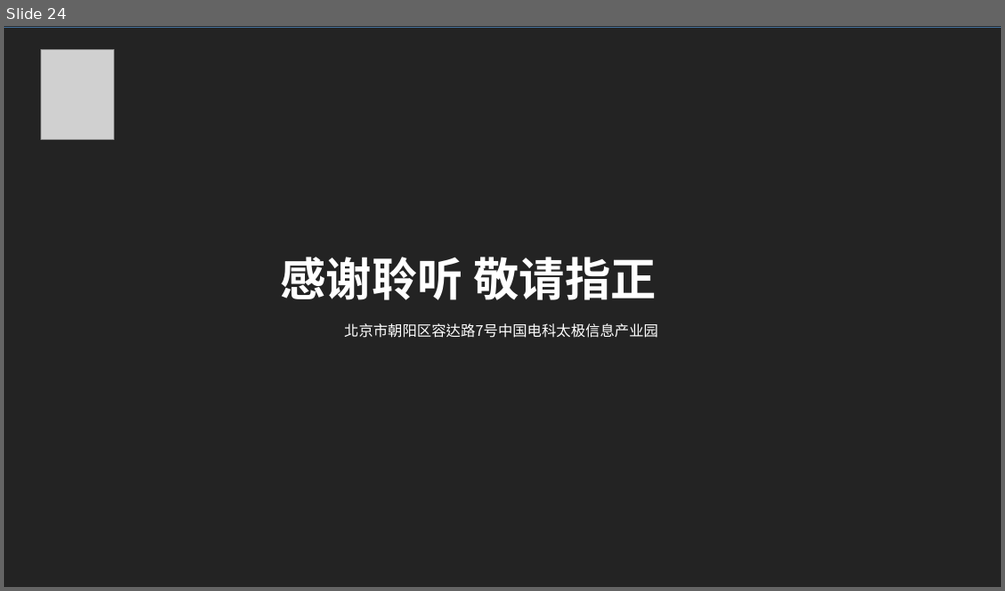
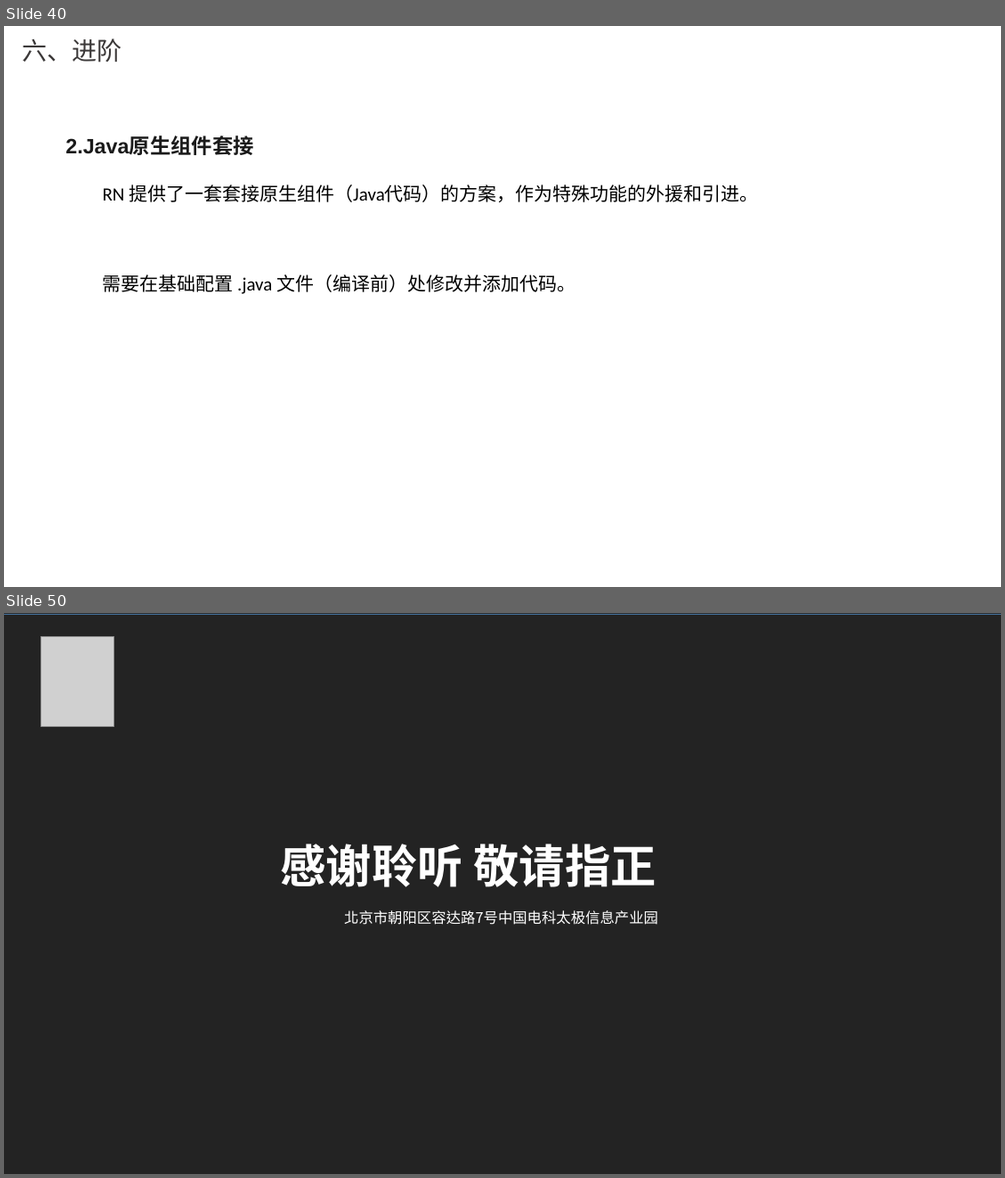
Before and after one commit to whutpsychic/ReactNative, a slide deck: 瑞太智联-RN开发.pptx. Shown one above the other, each under a label of ours: slide 24 before the commit, slides 40 and 50 after it; the slides between them are not shown. The pictures are 1005x591 and 1005x1178 pixels, drawn with LibreOffice and Linux fonts; fonts in the diff are those of the drawing; grey boxes stand for pictures; background and template pictures are left out; a plain dark background stands for a picture behind light text. Boxes give left, top, right and bottom in pixels: in the first picture for what was removed or moved away, otherwise in the second. Text is boxed around its words. In the diff, an @@ line names an element or a change of style, - is before the commit and + after.

```diff
--- a/瑞太智联-RN开发.pptx
+++ b/瑞太智联-RN开发.pptx
@@ slide 40 added at [4,26,1001,587], background picture (left out) @@
@@ title added at [22,38,121,62], 24 pt, text #3B3838 @@
+六、进阶
@@ text added at [65,136,254,155], 20 pt, text #1A1A1A, bold @@
+2.Java原生组件套接
@@ text added at [103,184,759,294], 18 pt, text #000000 @@
+RN 提供了一套套接原生组件（Java代码）的方案，作为特殊功能的外援和引进。
+需要在基础配置 .java 文件（编译前）处修改并添加代码。
@@ what was slide 24 is now slide 50 @@
```
Also in this commit, not shown: 26 other slides added, 1 slide removed, 1 other file.
